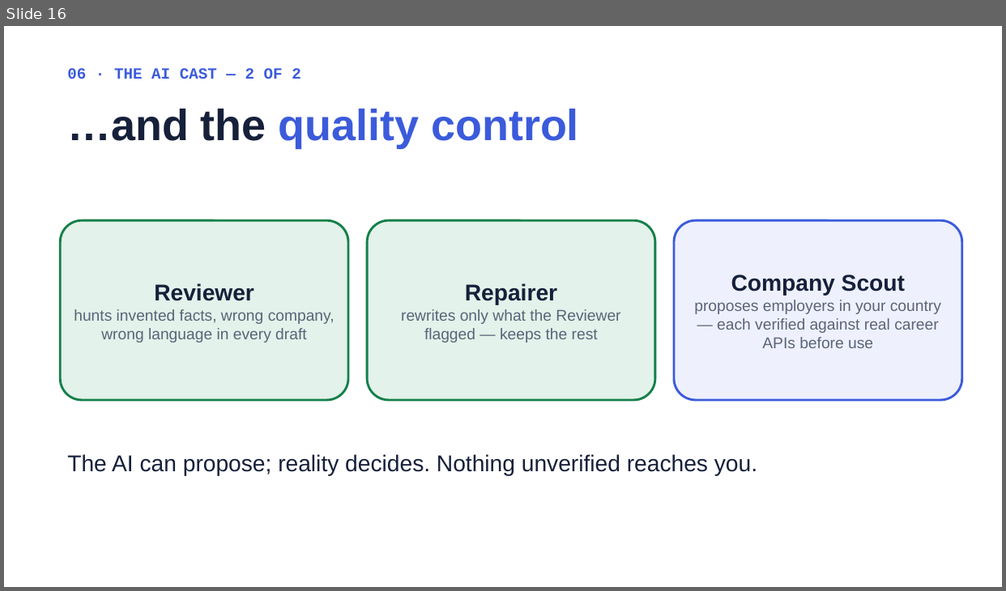
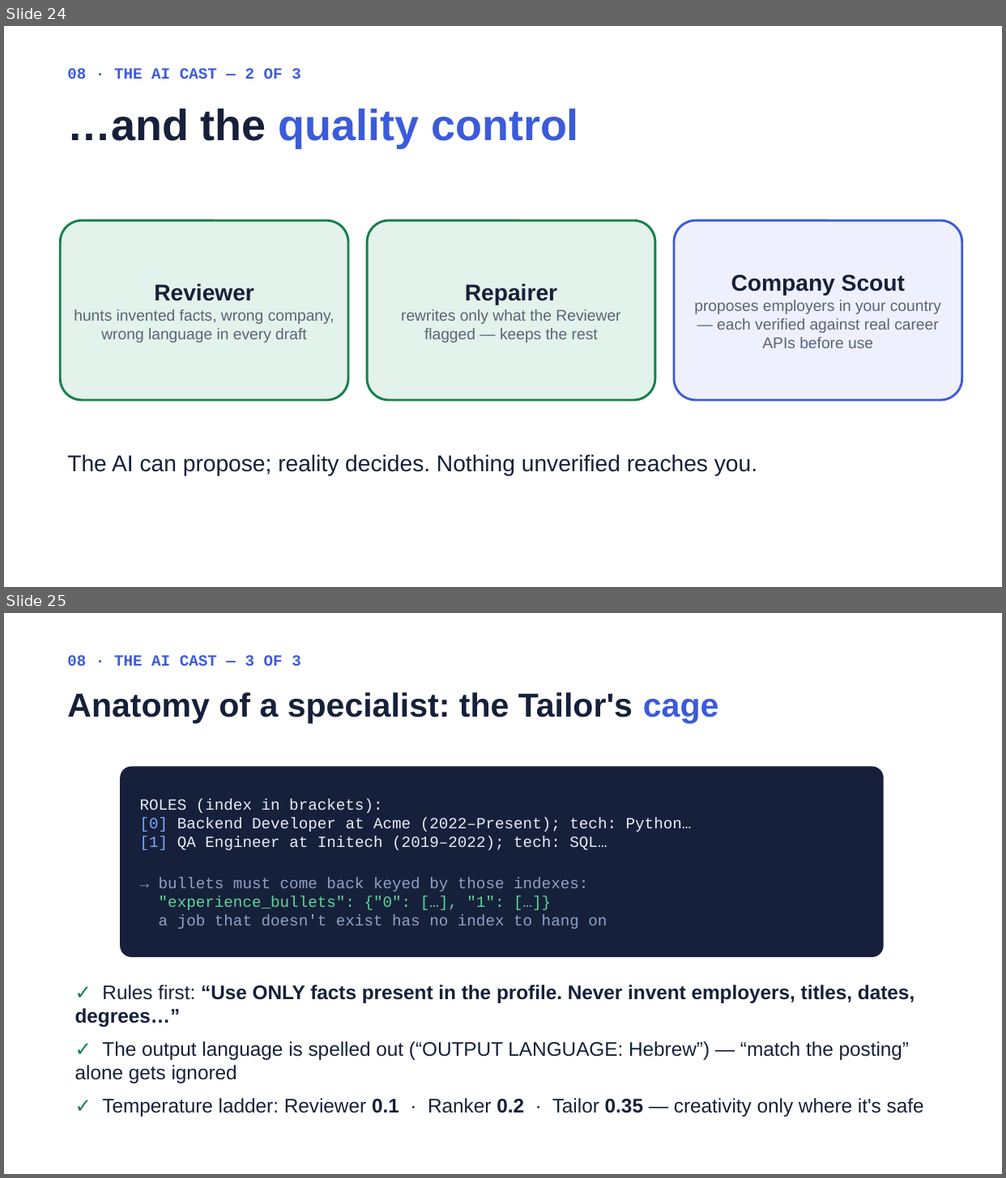
Before and after one commit to DavidZeff1/agent, a slide deck: presentation/Job Agent Presentation.pptx. Shown one above the other, each under a label of ours: slide 16 before the commit, slides 24 and 25 after it. The pictures are 1006x591 and 1006x1178 pixels, drawn with LibreOffice and Linux fonts; fonts in the diff are those of the drawing. Boxes give left, top, right and bottom in pixels: in the first picture for what was removed or moved away, otherwise in the second. Text is boxed around its words. In the diff, an @@ line names an element or a change of style, - is before the commit and + after.

```diff
--- a/presentation/Job Agent Presentation.pptx
+++ b/presentation/Job Agent Presentation.pptx
@@ slide 25 added at (4, 613, 1002, 1174), background #FFFFFF @@
@@ text added at (67, 655, 301, 666), 15 pt, text #3B5BDB, bold @@
+08 · THE AI CAST — 3 OF 3
@@ text added at (67, 692, 719, 724), 32 pt, text #16203A, bold @@
+Anatomy of a specialist: the Tailor's cage
@@ rounded rectangle added at (120, 766, 884, 957), fill #16203A, 15 pt, text #E8ECF7 @@
+ROLES (index in brackets):
+[0] Backend Developer at Acme (2022–Present); tech: Python…
+[1] QA Engineer at Initech (2019–2022); tech: SQL…
+→ bullets must come back keyed by those indexes:
+"experience_bullets": {"0": […], "1": […]}
+a job that doesn't exist has no index to hang on
@@ text added at (75, 985, 924, 1117), 19 pt, text #16203A @@
+✓ Rules first: “Use ONLY facts present in the profile. Never invent employers, titles, dates, degrees…”
+✓ The output language is spelled out (“OUTPUT LANGUAGE: Hebrew”) — “match the posting” alone gets ignored
+✓ Temperature ladder: Reviewer 0.1 · Ranker 0.2 · Tailor 0.35 — creativity only where it's safe
@@ what was slide 16 is now slide 24 @@
@@ slide 24 changed as well @@
@@ text at (67, 68, 301, 79): text changed @@
-06 · THE AI CAST — 2 OF 2
+08 · THE AI CAST — 2 OF 3
```
Also in this commit, not shown: 15 other slides changed, 12 other slides added, 2 other files.
